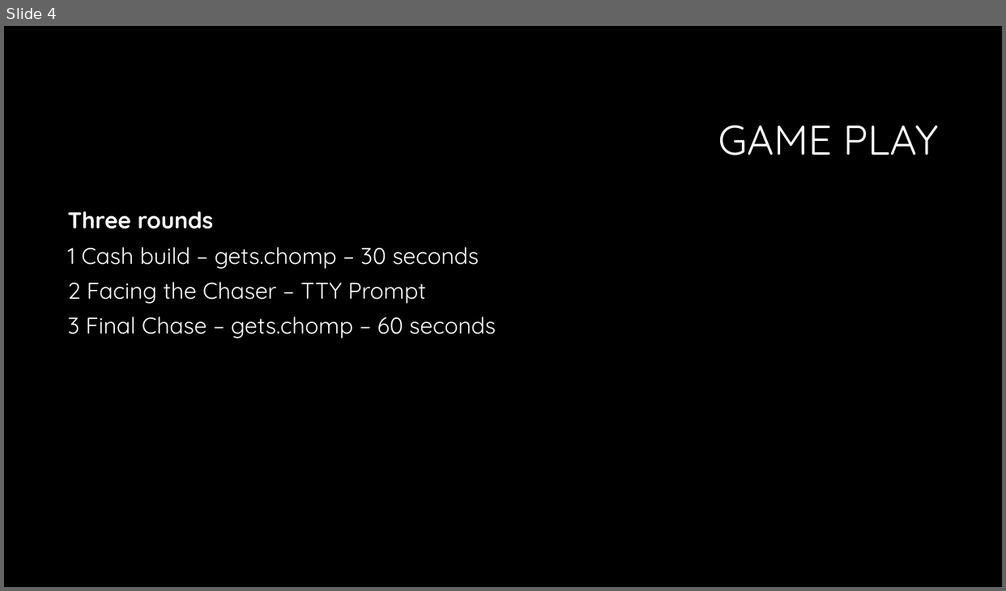
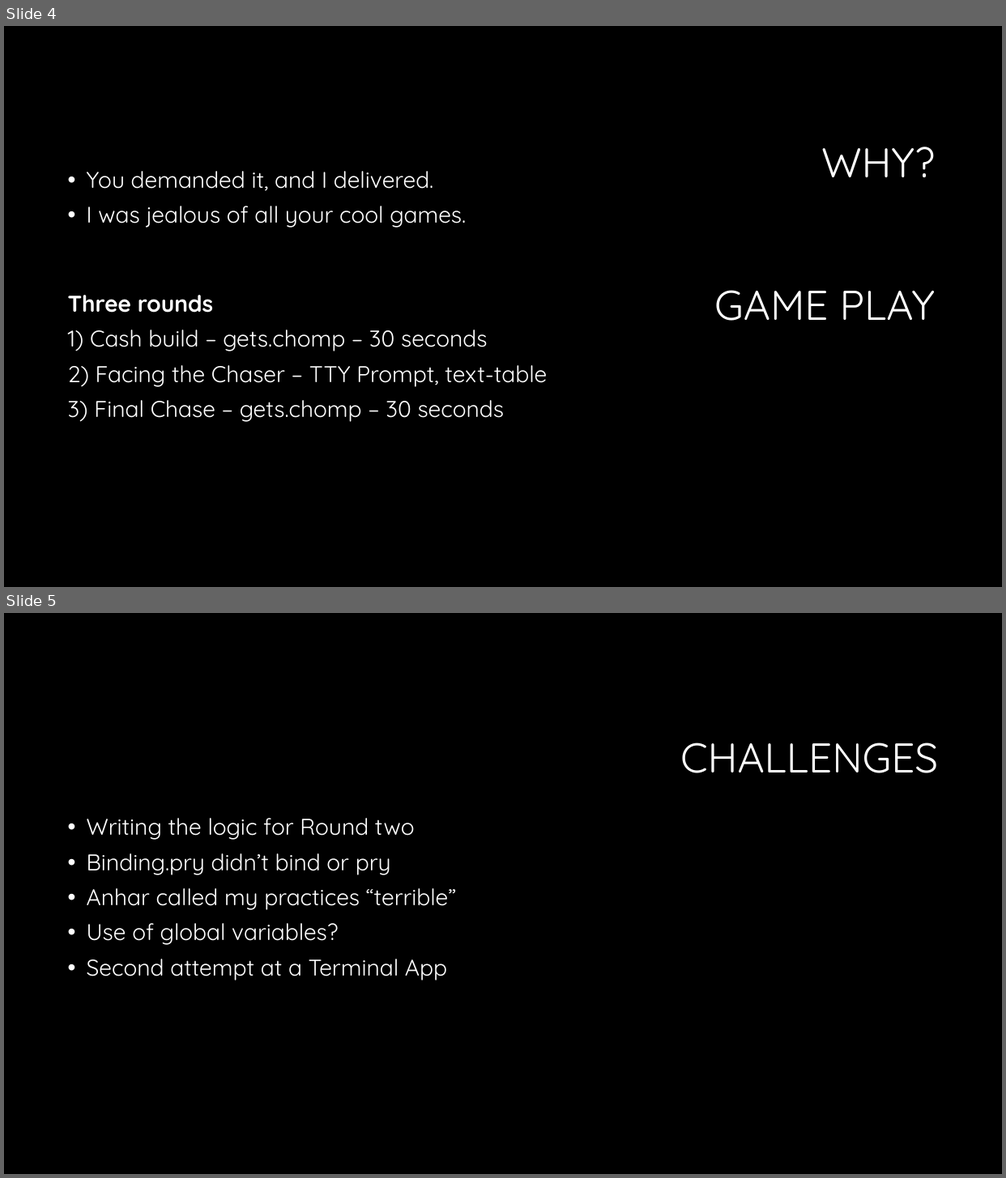
Before and after one commit to mollymadden/The-Chase, a slide deck: Preso.pptx. Shown one above the other, each under a label of ours: slide 4 before the commit, slides 4 and 5 after it. The pictures are 1006x591 and 1006x1178 pixels, drawn with LibreOffice and Linux fonts; fonts in the diff are those of the drawing; background and template pictures are left out. Boxes give left, top, right and bottom in pixels: in the first picture for what was removed or moved away, otherwise in the second. Text is boxed around its words. In the diff, an @@ line names an element or a change of style, - is before the commit and + after.

```diff
--- a/Preso.pptx
+++ b/Preso.pptx
@@ slide 5 added at (x1=4, y1=613, x2=1002, y2=1174), background #000000 @@
@@ text added at (x1=680, y1=743, x2=938, y2=773), 40 pt, text #FFFFFF @@
+CHALLENGES
@@ text added at (x1=87, y1=818, x2=456, y2=981), 22 pt, text #FFFFFF @@
+• Writing the logic for Round two
+• Binding.pry didn’t bind or pry
+• Anhar called my practices “terrible”
+• Use of global variables?
+• Second attempt at a Terminal App
@@ slide 4 changed as well @@
@@ text added at (x1=821, y1=147, x2=935, y2=177), 40 pt, text #FFFFFF @@
+WHY?
@@ text added at (x1=87, y1=171, x2=466, y2=228), 22 pt, text #FFFFFF @@
+• You demanded it, and I delivered.
+• I was jealous of all your cool games.
@@ title "GAME PLAY" moved from (x1=718, y1=125, x2=938, y2=156) to (x1=714, y1=290, x2=935, y2=321) @@
@@ text "Three rounds" moved from (x1=68, y1=211, x2=496, y2=339) to (x1=68, y1=295, x2=547, y2=422) @@
@@ text at (x1=68, y1=330, x2=547, y2=422): text changed @@
-1 Cash build – gets.chomp – 30 seconds
-2 Facing the Chaser – TTY Prompt
-3 Final Chase – gets.chomp – 60 seconds
+1) Cash build – gets.chomp – 30 seconds
+2) Facing the Chaser – TTY Prompt, text-table
+3) Final Chase – gets.chomp – 30 seconds
```
Also in this commit, not shown: 1 other slide added, 1 slide removed, 6 other files.
